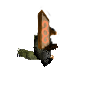
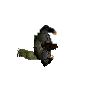
Two versions of the same layered image (w=90, h=90). Layer-by-layer changes:
hid "Layer 3" over [41, 20, 49, 44]
hid "Layer 2" over [37, 6, 60, 50]
